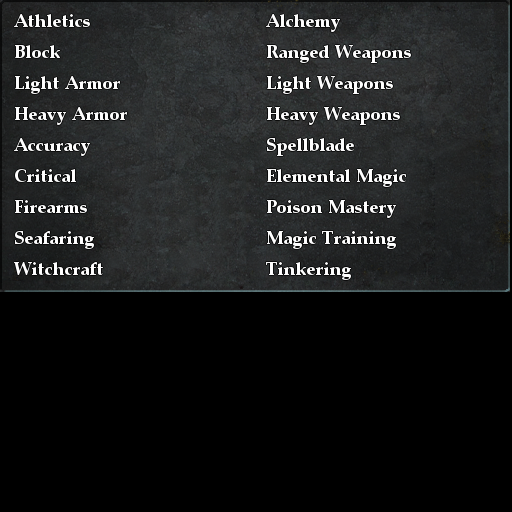
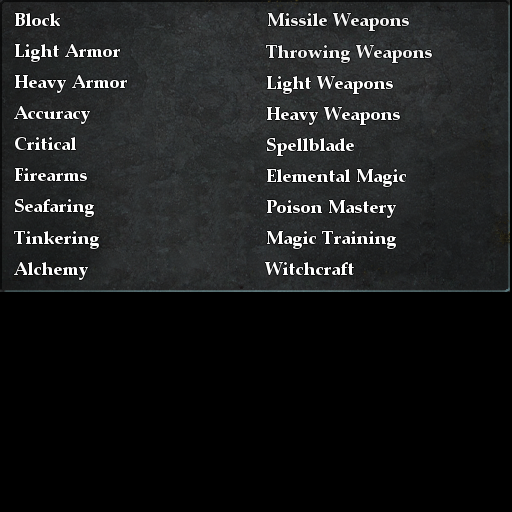
Two versions of the same layered image (512px x 512px). Layer-by-layer changes:
painted on "Layer 4" over <box>13,11,433,281</box>
